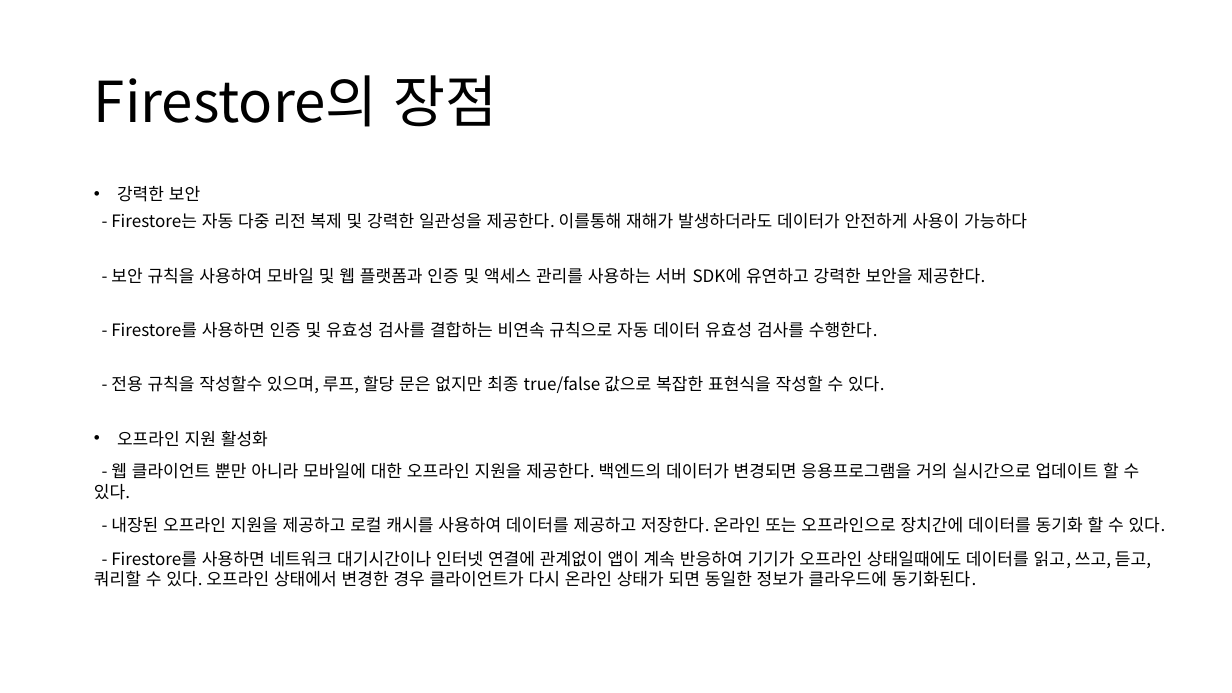
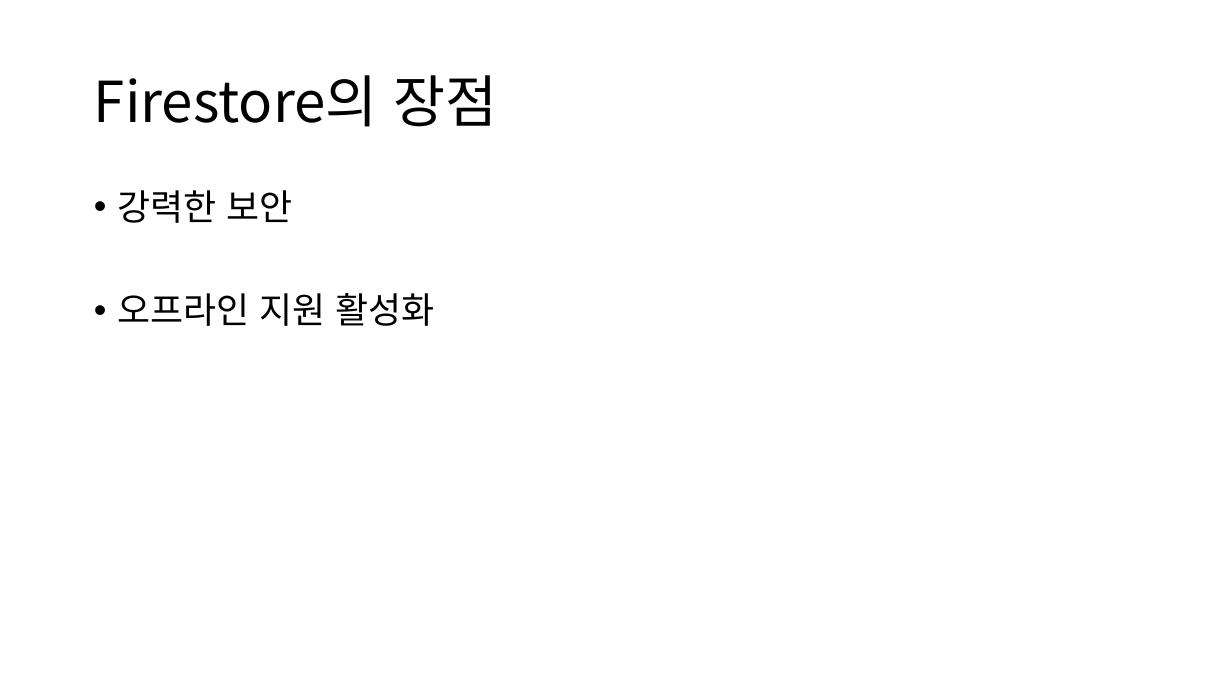
Before and after one commit to popuyaha/gcp-bootstrap-client, a slide deck: slide 7 of GCP기반 Serverless 아키텍쳐.pptx. Drawn at 1232x693 pixels with LibreOffice and Linux fonts; fonts in the diff are those of the drawing. Boxes give left, top, right and bottom in pixels: in the first picture for what was removed or moved away, otherwise in the second. Text is boxed around its words. In the diff, an @@ line names an element or a change of style, - is before the commit and + after.

```diff
--- a/GCP기반 Serverless 아키텍쳐.pptx
+++ b/GCP기반 Serverless 아키텍쳐.pptx
@@ text "강력한 보안" at (117,190,434,326): size 13.3 to 28 pt; line spacing 0.7 to 0.9 @@
@@ text at (111,213,1027,393): paragraphs removed @@
-- Firestore는 자동 다중 리전 복제 및 강력한 일관성을 제공한다. 이를통해 재해가 발생하더라도 데이터가 안전하게 사용이 가능하다
-- 보안 규칙을 사용하여 모바일 및 웹 플랫폼과 인증 및 액세스 관리를 사용하는 서버 SDK에 유연하고 강력한 보안을 제공한다.
-- Firestore를 사용하면 인증 및 유효성 검사를 결합하는 비연속 규칙으로 자동 데이터 유효성 검사를 수행한다.
-- 전용 규칙을 작성할수 있으며, 루프, 할당 문은 없지만 최종 true/false 값으로 복잡한 표현식을 작성할 수 있다.
@@ text at (94,462,1166,587): paragraphs removed @@
-- 웹 클라이언트 뿐만 아니라 모바일에 대한 오프라인 지원을 제공한다. 백엔드의 데이터가 변경되면 응용프로그램을 거의 실시간으로 업데이트 할 수 있다.
-- 내장된 오프라인 지원을 제공하고 로컬 캐시를 사용하여 데이터를 제공하고 저장한다. 온라인 또는 오프라인으로 장치간에 데이터를 동기화 할 수 있다.
-- Firestore를 사용하면 네트워크 대기시간이나 인터넷 연결에 관계없이 앱이 계속 반응하여 기기가 오프라인 상태일때에도 데이터를 읽고, 쓰고, 듣고, 쿼리할 수 있다. 오프라인 상태에서 변경한 경우 클라이언트가 다시 온라인 상태가 되면 동일한 정보가 클라우드에 동기화된다.
```
Also in this commit, not shown: 5 other slides changed, 3 slides added, 1 other file.
